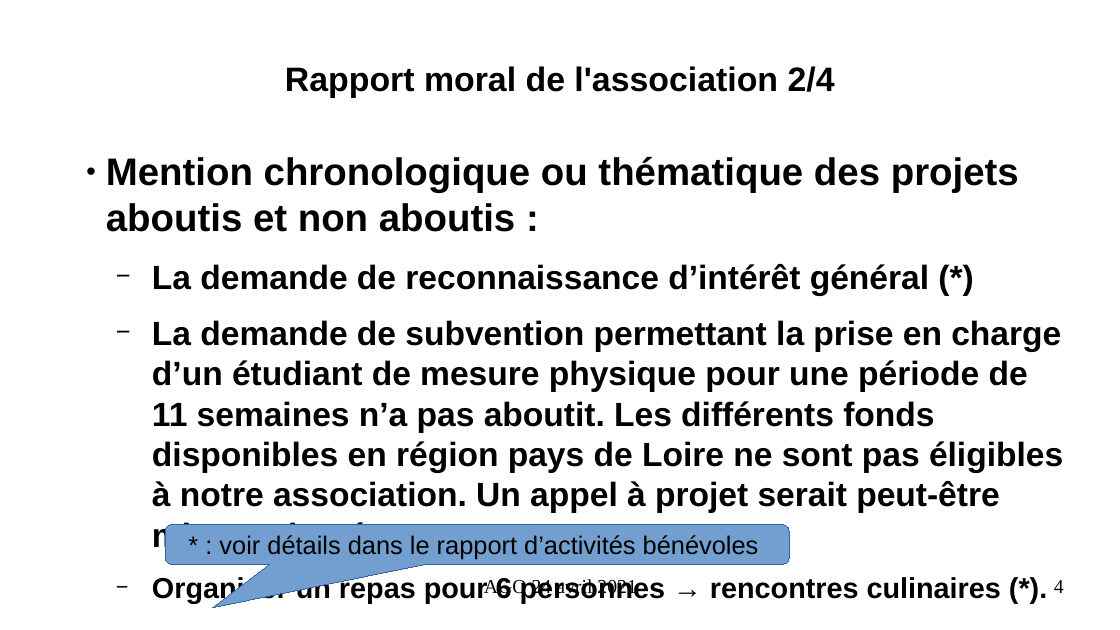
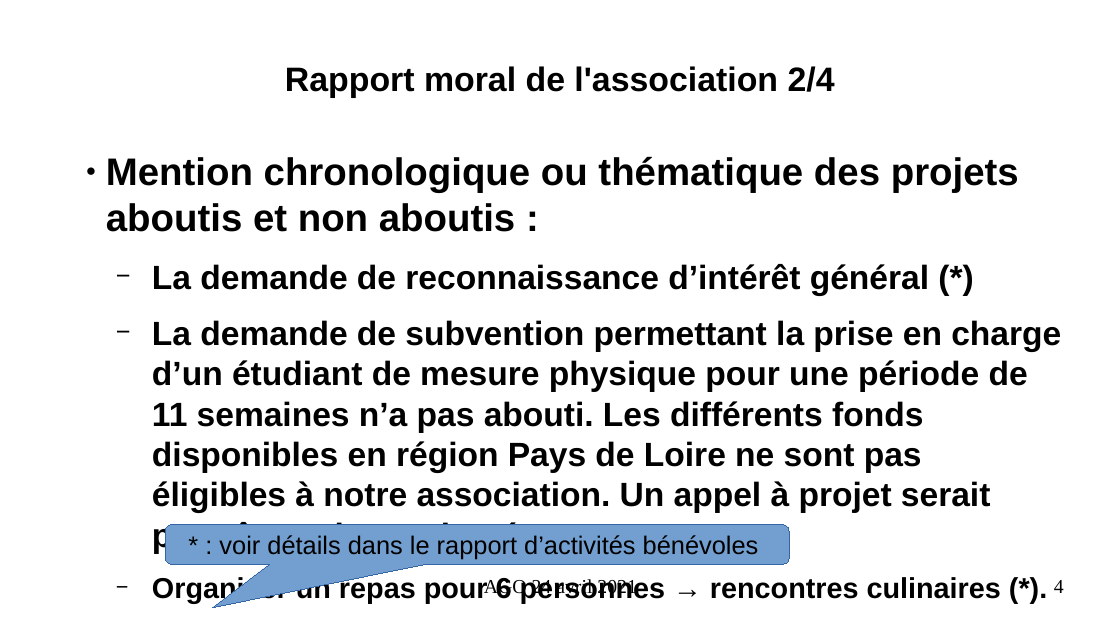
Before and after one commit to AIREL46/SCAO, a slide deck: slide 4 of association/2021/presentation-ago-24-avril-2021.odp. Drawn at 1120x630 pixels with LibreOffice and Linux fonts; fonts in the diff are those of the drawing. Boxes give left, top, right and bottom in pixels: in the first picture for what was removed or moved away, otherwise in the second. Text is boxed around its words. In the diff, an @@ line names an element or a change of style, - is before the commit and + after.

```diff
--- a/association/2021/presentation-ago-24-avril-2021.odp
+++ b/association/2021/presentation-ago-24-avril-2021.odp
@@ text at (x1=152, y1=320, x2=1061, y2=553): text changed @@
-  − La demande de subvention permettant la prise en charge d’un étudiant de mesure physique pour une période de 11 semaines n’a pas aboutit. Les différents fonds disponibles en région pays de Loire ne sont pas éligibles à notre association. Un appel à projet serait peut-être mieux adapté.
+  − La demande de subvention permettant la prise en charge d’un étudiant de mesure physique pour une période de 11 semaines n’a pas abouti. Les différents fonds disponibles en région Pays de Loire ne sont pas éligibles à notre association. Un appel à projet serait peut-être mieux adapté.
```
Also in this commit, not shown: 12 other slides changed, 5 slides added, 8 other files.
